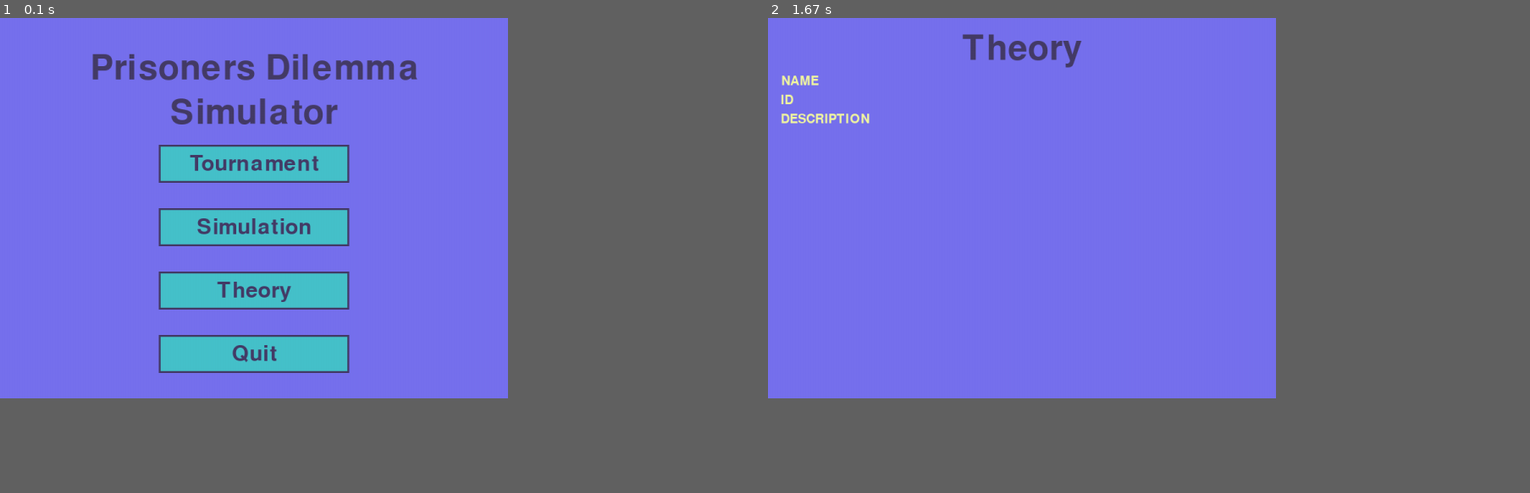
Above: before the commit, frames 1-2 (left to right).
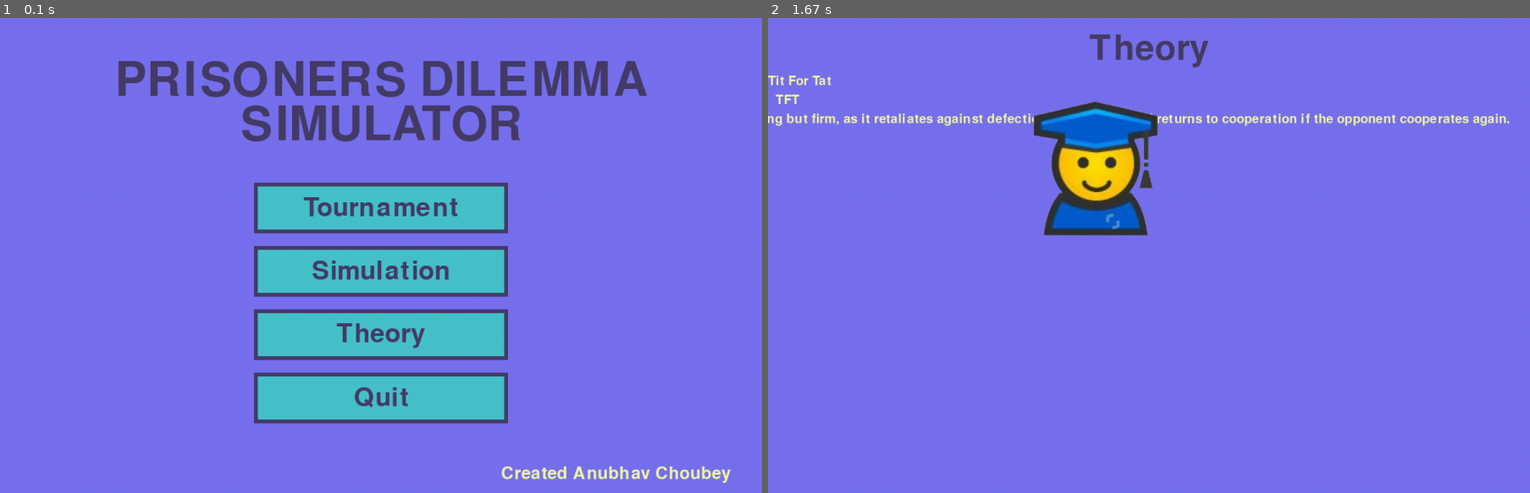
Above: after the commit, the same moments.

Repository: LazyyVenom/py-game-theory
Game: pygame game, started from prisoners_dilemma.py
Two runs of this game, one before a commit and one after it. Both use one fixed random seed, a clock stepped at 60 frames per second and the inputs below.
Inputs (mouse positions are in pixels of both pictures, inside the frame that each line leads up to):
- Up to frame 1 (0.1 s): no input
- Up to frame 2 (1.67 s): click "Theory" at 0.38 s; hold Up 0.67-1.13 s; move the mouse to (1118, 274) at 0.7 s
The window is 600x450 before the commit and 900x562 after it. Grey fills any space a smaller window leaves; there, only what the larger window draws over its background counts as a difference.

The runs differ from the first frame. In frame 1, 24% of the frame differs, in the area x 12-96%, y 7-98%; in frame 2, 5.3%.

Commit message:
Better UI

Diff:
--- a/prisoners_dilemma.py
+++ b/prisoners_dilemma.py
@@ -1,13 +1,14 @@
 import pygame
 import sys
 from strategy import strategies
+import os
 
 # Initialize Pygame
 pygame.init()
 
 # Set up the screen
-screen_width = 800
-screen_height = 600
+screen_width = 1200
+screen_height = 750
 screen = pygame.display.set_mode((screen_width, screen_height))
 pygame.display.set_caption("Prisoner's Dilemma")
 
@@ -36,26 +37,28 @@
 def main_menu():
     while True:
         screen.fill(PRIMARY)
-        draw_text("Prisoners Dilemma", pygame.font.Font(None, 80), TEXT_COLOR, screen_width // 2, 80)
-        draw_text("Simulator", pygame.font.Font(None, 80), TEXT_COLOR, screen_width // 2, 150)
+        draw_text("Prisoners Dilemma".upper(), pygame.font.Font(None, 110), TEXT_COLOR, screen_width // 2, 100)
+        draw_text("Simulator".upper(), pygame.font.Font(None, 110), TEXT_COLOR, screen_width // 2, 170)
 
         mouse_x, mouse_y = pygame.mouse.get_pos()
 
         buttons = [
-            {"text": "Tournament", "rect": pygame.Rect(screen_width // 2 - 150, 200, 300, 60)},
-            {"text": "Simulation", "rect": pygame.Rect(screen_width // 2 - 150, 300, 300, 60)},
-            {"text": "Theory", "rect": pygame.Rect(screen_width // 2 - 150, 400, 300, 60)},
-            {"text": "Quit", "rect": pygame.Rect(screen_width // 2 - 150, 500, 300, 60)}
+            {"text": "Tournament", "rect": pygame.Rect(screen_width // 2 - 200, 260, 400, 80)},
+            {"text": "Simulation", "rect": pygame.Rect(screen_width // 2 - 200, 360, 400, 80)},
+            {"text": "Theory", "rect": pygame.Rect(screen_width // 2 - 200, 460, 400, 80)},
+            {"text": "Quit", "rect": pygame.Rect(screen_width // 2 - 200, 560, 400, 80)}
         ]
 
         for button in buttons:
             if button["rect"].collidepoint((mouse_x, mouse_y)):
                 pygame.draw.rect(screen, BUTTON_HOVER_COLOR, button["rect"])
-                pygame.draw.rect(screen, BUTTON_BORDER_COLOR, button["rect"], 3)
+                pygame.draw.rect(screen, BUTTON_BORDER_COLOR, button["rect"], 6)
             else:
                 pygame.draw.rect(screen, BUTTON_COLOR, button["rect"])
-                pygame.draw.rect(screen, BUTTON_BORDER_COLOR, button["rect"], 3)
-            draw_text(button["text"], font, TEXT_COLOR, button["rect"].centerx, button["rect"].centery)
+                pygame.draw.rect(screen, BUTTON_BORDER_COLOR, button["rect"], 6)
+            draw_text(button["text"], pygame.font.Font(None, 60), TEXT_COLOR, button["rect"].centerx, button["rect"].centery)
+
+        draw_text("Created Anubhav Choubey", pygame.font.Font(None, 40), BUTTON_HOVER_COLOR, 970, 720)
 
         for event in pygame.event.get():
             if event.type == pygame.QUIT:
@@ -75,7 +78,6 @@
                             show_theory()
                             # Show theory
                             # Replace this with your theory display code
-                            print("Showing theory...")
                         elif button["text"] == "Quit":
                             pygame.quit()
                             sys.exit()
@@ -88,12 +90,12 @@
     scroll_pos = 0
     scroll_speed = 1
     instruction_text = [
-        {"NAME":strategy.name,
-         "ID":strategy.st_id,
-         "DESCRIPTION":strategy.desc
+        {"NAME": strategy.name,
+         "ID": strategy.st_id,
+         "DESCRIPTION": strategy.desc,
+         "IMAGE_PATH": os.path.join("images", f"{strategy.st_id}.png")
         } for strategy in [strategies[0]]
     ]
-
 
     while running:
         screen.fill(PRIMARY)
@@ -101,12 +103,16 @@
 
         y_offset = 100
         for i, strategy in enumerate(instruction_text[scroll_pos:]):
-            # for key, value in strategy.items():
-            draw_text("NAME", instruction_font, INSTRUCTION_HEADING_COLOR, 50, y_offset)
-            draw_text("ID", instruction_font, INSTRUCTION_HEADING_COLOR, 30, y_offset+30)
-            draw_text("DESCRIPTION", instruction_font, INSTRUCTION_HEADING_COLOR, 90, y_offset+60)
+            draw_text(strategy["NAME"], instruction_font, INSTRUCTION_HEADING_COLOR, 50, y_offset)
+            draw_text(strategy["ID"], instruction_font, INSTRUCTION_HEADING_COLOR, 30, y_offset+30)
+            draw_text(strategy["DESCRIPTION"], instruction_font, INSTRUCTION_HEADING_COLOR, 90, y_offset+60)
 
-            # draw_text(value, instruction_font, INSTRUCTION_COLOR, 200, y_offset)
+            # Load and display image if it exists
+            image_path = strategy["IMAGE_PATH"]
+            if os.path.exists(image_path):
+                image = pygame.image.load(image_path)
+                screen.blit(image, (400, y_offset))  # Adjust the position as needed
+
             y_offset += 30
             if y_offset > screen_height - 30:
                 break
